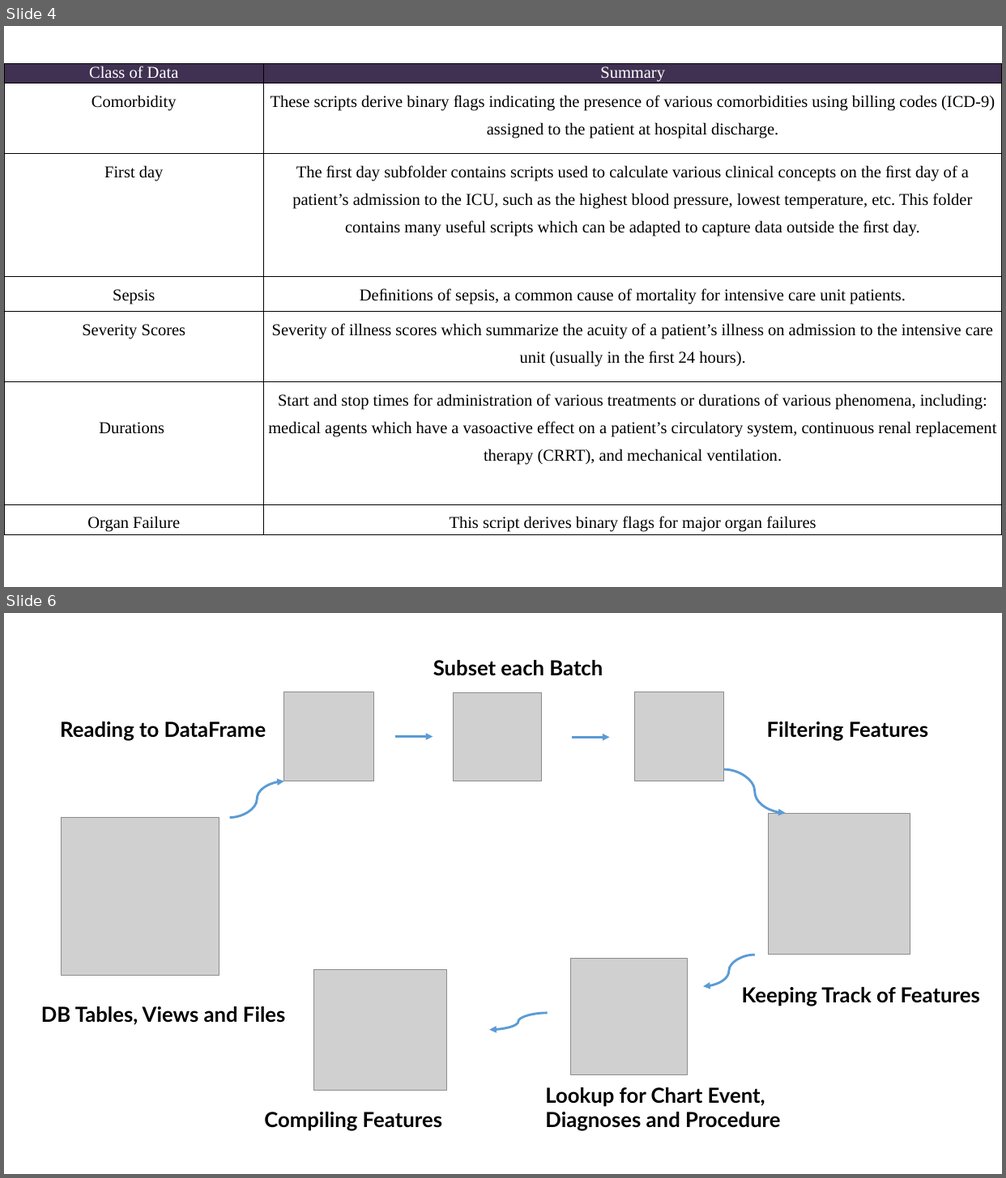
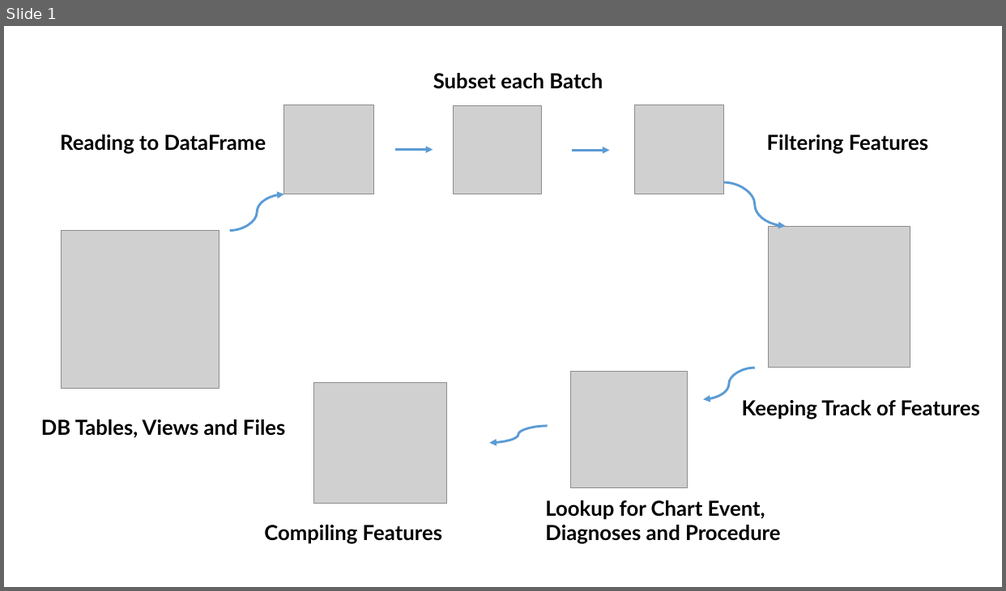
Before and after one commit to fmqbl/Predicting-Post-Procedural-Complications-Using-MIMICIII, a slide deck: Presentation.pptx. Shown one above the other, each under a label of ours: slides 4 and 6 before the commit, slide 1 after it; the slides between them are not shown. The pictures are 1006x1178 and 1006x591 pixels, drawn with LibreOffice and Linux fonts; fonts in the diff are those of the drawing; grey boxes stand for pictures. Boxes give left, top, right and bottom in pixels: in the first picture for what was removed or moved away, otherwise in the second. Text is boxed around its words. In the diff, an @@ line names an element or a change of style, - is before the commit and + after.

```diff
--- a/Presentation.pptx
+++ b/Presentation.pptx
@@ slide 4 removed at bbox=[4, 26, 1002, 587], background #FFFFFF @@
@@ table removed at bbox=[4, 63, 1002, 535], 7 rows, 2 columns @@
-Class of Data | Summary
-Comorbidity | These scripts derive binary ﬂags indicating the presence of various comorbidities using billing codes (ICD-9) assigned to the patient at hospital discharge.
-First day | The ﬁrst day subfolder contains scripts used to calculate various clinical concepts on the ﬁrst day of a patient’s admission to the ICU, such as the highest blood pressure, lowest temperature, etc. This folder contains many useful scripts which can be adapted to capture data outside the ﬁrst day.
-Sepsis | Deﬁnitions of sepsis, a common cause of mortality for intensive care unit patients.
-Severity Scores | Severity of illness scores which summarize the acuity of a patient’s illness on admission to the intensive care unit (usually in the ﬁrst 24 hours).
-Durations | Start and stop times for administration of various treatments or durations of various phenomena, including: medical agents which have a vasoactive effect on a patient’s circulatory system, continuous renal replacement therapy (CRRT), and mechanical ventilation.
-Organ Failure | This script derives binary flags for major organ failures
@@ what was slide 6 is now slide 1 @@
```
Also in this commit, not shown: 4 other slides removed, 8 other files.
